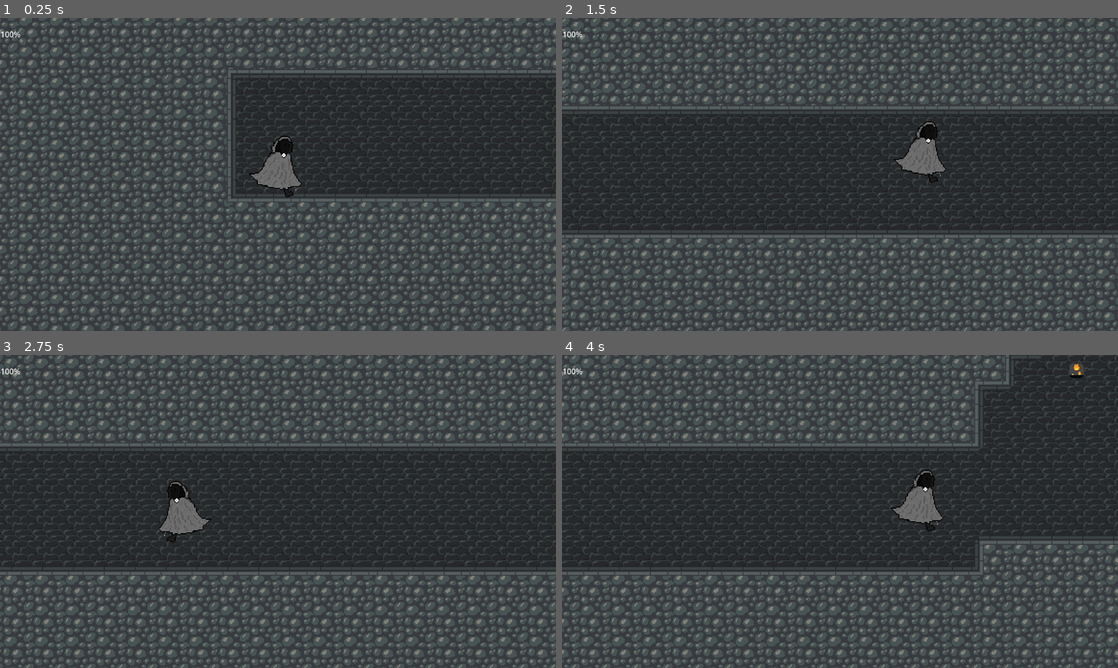
Above: before the commit, frames 1-4 (two rows, left to right).
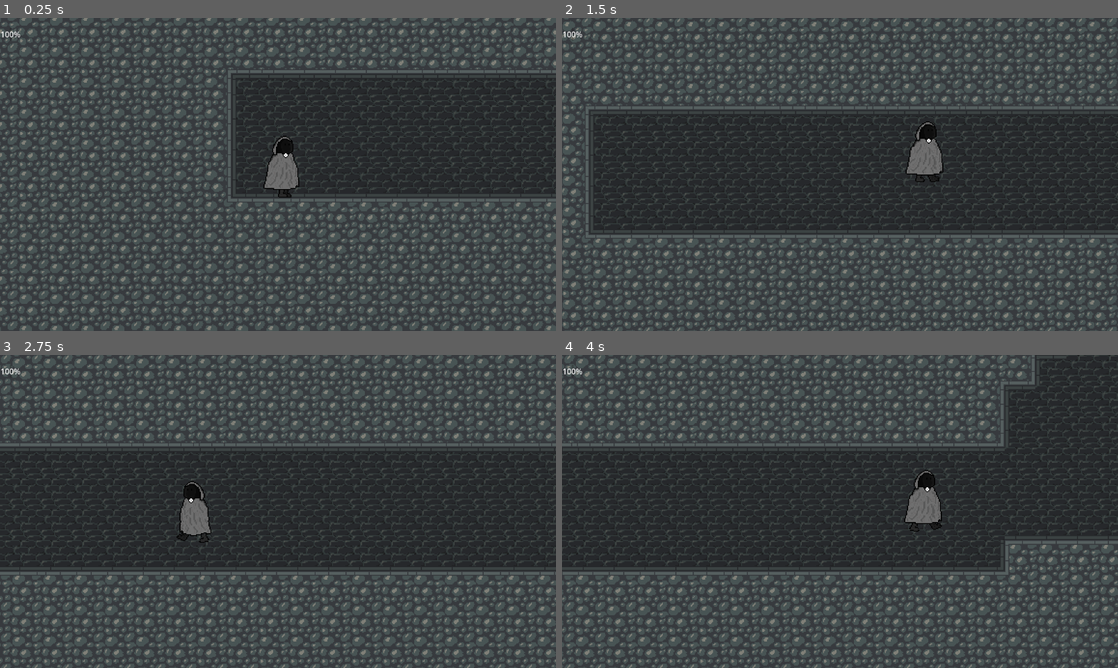
Above: after the commit, the same moments.

Repository: Orosemo/hit-n-run
Game: Godot game, scene res://scenes/test_env.tscn
Two runs of this game, one before a commit and one after it. Both use one fixed random seed, a clock stepped at 60 frames per second and the inputs below.
Inputs:
- Up to frame 1 (0.25 s): no input
- Up to frame 2 (1.5 s): hold Shift (run) 0.53-1.28 s; hold D (right) from 0.53 s (still down); tap Space (jump) at 0.77, 0.8, 1.07, 1.35 s
- Up to frame 3 (2.75 s): tap Space (jump) at 1.52, 1.82, 2.3 s; tap Shift (run) at 1.55 s; release D (right) at 2.03 s; hold A (left) from 2.03 s (still down); hold Shift (run) from 2.03 s (still down)
- Up to frame 4 (4 s): release A (left) at 2.78 s; release Shift (run) at 2.78 s; hold D (right) from 2.78 s (still down); tap Shift (run) at 2.85 s; tap Space (jump) at 3.02, 3.32, 3.6, 3.77 s

The runs differ from the first frame. In frame 1, 0.3% of the frame differs, in the area x 44-55%, y 37-58%; in frame 2, 27%; in frame 3, 26%; in frame 4, 29%, in the area x 0-100%, y 0-100%.

Commit message:
:sparkles: finished animation system

Diff:
--- a/scenes/player.tscn
+++ b/scenes/player.tscn
@@ -27,19 +27,19 @@
 
 [sub_resource type="AtlasTexture" id="AtlasTexture_j2b1d"]
 atlas = ExtResource("10_y4r1p")
-region = Rect2(1792, 0, 64, 64)
+region = Rect2(1472, 0, 64, 64)
 
 [sub_resource type="AtlasTexture" id="AtlasTexture_cs1tg"]
 atlas = ExtResource("10_y4r1p")
-region = Rect2(1728, 0, 64, 64)
+region = Rect2(1536, 0, 64, 64)
 
 [sub_resource type="AtlasTexture" id="AtlasTexture_2dvfe"]
 atlas = ExtResource("10_y4r1p")
+region = Rect2(1600, 0, 64, 64)
+
+[sub_resource type="AtlasTexture" id="AtlasTexture_giy8y"]
+atlas = ExtResource("10_y4r1p")
 region = Rect2(1664, 0, 64, 64)
-
-[sub_resource type="AtlasTexture" id="AtlasTexture_giy8y"]
-atlas = ExtResource("10_y4r1p")
-region = Rect2(1600, 0, 64, 64)
 
 [sub_resource type="AtlasTexture" id="AtlasTexture_fdfoy"]
 atlas = ExtResource("10_y4r1p")
@@ -175,7 +175,7 @@
 "duration": 1.0,
 "texture": SubResource("AtlasTexture_g5jhy")
 }],
-"loop": true,
+"loop": false,
 "name": &"fall",
 "speed": 5.0
 }, {
@@ -411,7 +411,7 @@
 "duration": 1.0,
 "texture": SubResource("AtlasTexture_fulsm")
 }],
-"loop": true,
+"loop": false,
 "name": &"fall",
 "speed": 5.0
 }, {
@@ -606,9 +606,7 @@
 [node name="player_feet_anim" type="AnimatedSprite2D" parent="AnimController" unique_id=1006709321]
 sprite_frames = SubResource("SpriteFrames_2w11d")
 animation = &"walk"
-autoplay = "walk"
-frame = 2
-frame_progress = 0.07064745
+frame_progress = 0.7922634
 script = ExtResource("11_3v2ag")
 own_name = "feet"
 
--- a/scripts/components/anim_controller.gd
+++ b/scripts/components/anim_controller.gd
@@ -9,13 +9,13 @@
 
 func play_all(anim_name: String, is_priority: bool = false):
 	for anim_node in anim_nodes:
-		if anim_nodes[anim_node].animation != anim_name and not priority[anim_node]:
+		if str(anim_nodes[anim_node].animation) != anim_name and not priority[anim_node]:
 			anim_nodes[anim_node].play(anim_name)
 			priority[anim_node] = is_priority
 
 func play_for_one(anim_name: String, anim_node: String, is_priority: bool = false):
 	if anim_nodes.has(anim_node):
-		if not anim_nodes[anim_node].animation == anim_name and not priority[anim_node]:
+		if str(anim_nodes[anim_node].animation) != anim_name and not priority[anim_node]:
 			anim_nodes[anim_node].play(anim_name)
 			priority[anim_node] = is_priority
 	else:
@@ -24,7 +24,7 @@
 func play_for_multiple(anim_name: String, anim_node_names: Array[String], is_priority: bool = false):
 	for anim_node_name in anim_node_names:
 		if anim_nodes.has(anim_node_name):
-			if not anim_nodes[anim_node_name].animation == anim_name and not priority[anim_node_name]:
+			if str(anim_nodes[anim_node_name].animation) != anim_name and not priority[anim_node_name]:
 				anim_nodes[anim_node_name].play(anim_name)
 				priority[anim_node_name] = is_priority
 		else:
--- a/scripts/player.gd
+++ b/scripts/player.gd
@@ -20,7 +20,7 @@
 		States.WALKING:
 			anim_controller.play_all("walk")
 		States.FALLING:
-			anim_controller.play_all("fall", true)
+			anim_controller.play_all("fall")
 	state = new_state
 
 func _process(delta):
@@ -29,8 +29,6 @@
 	if not is_on_floor():
 		velocity += get_gravity() * delta
 		change_state(States.FALLING)
-	else:
-		change_state(States.IDLE)
 
 
 	# Handle jump.
@@ -41,12 +39,8 @@
 	# handle left/right movement
 	var direction := Input.get_axis("left", "right")
 	if direction:
-		if Input.is_action_pressed("run"):
-			velocity_component.set_velocity_x(direction * springting_speed)
-			change_state(States.SPRINTING)
-		else:
-			velocity_component.set_velocity_x(direction * stats.current_speed)
-			change_state(States.WALKING)
+		velocity_component.set_velocity_x(direction * stats.current_speed)
+		change_state(States.WALKING)
 
 		if direction < 0:
 			anim_controller.set_direction_for_all(Vector2(-1, 1))
@@ -54,7 +48,8 @@
 			anim_controller.set_direction_for_all(Vector2(1, 1))
 
 	else:
-		if state == States.FALLING:
+		if not is_on_floor():
 			velocity_component.reset_velocity_x(1)
 		else:
 			velocity_component.reset_velocity_x(stats.current_speed)
+			change_state(States.IDLE)
Binary file changed: assets/player-Sheet.png
Not shown, changed: assets/player-Sheet.png.import
Binary file changed: assets/player-foot-Sheet.png
Not shown, changed: assets/player-foot-Sheet.png.import
Not shown: 1 places in scenes/player.tscn that only renumber resources
